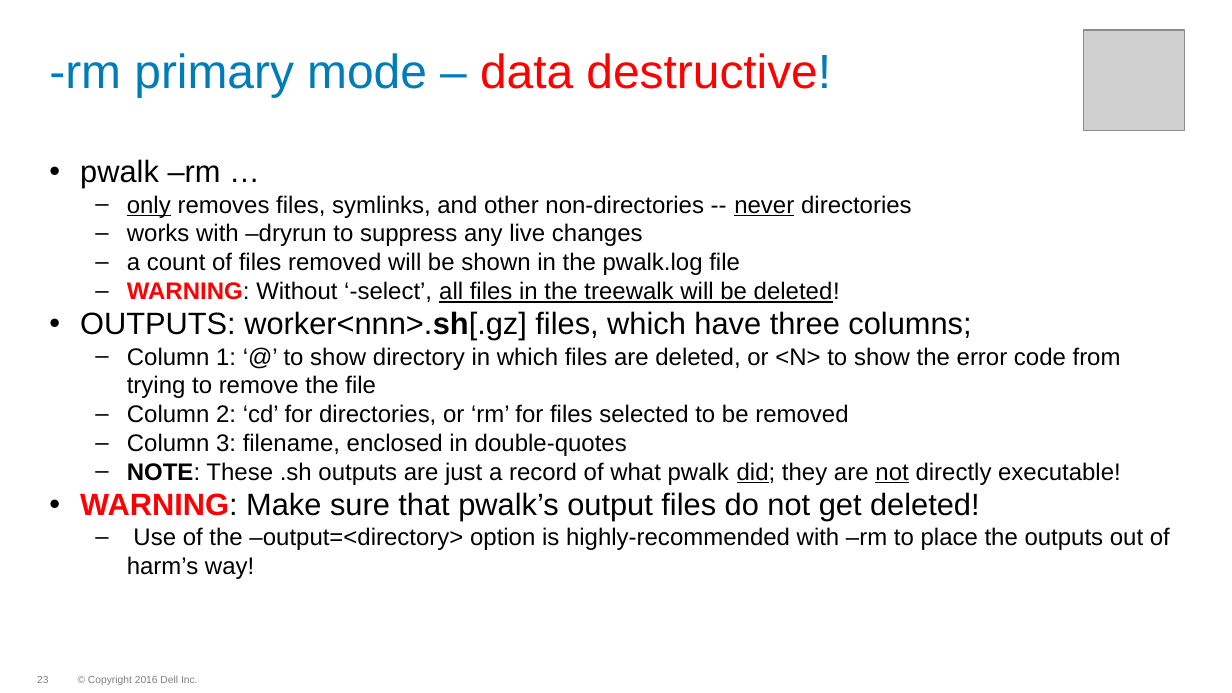
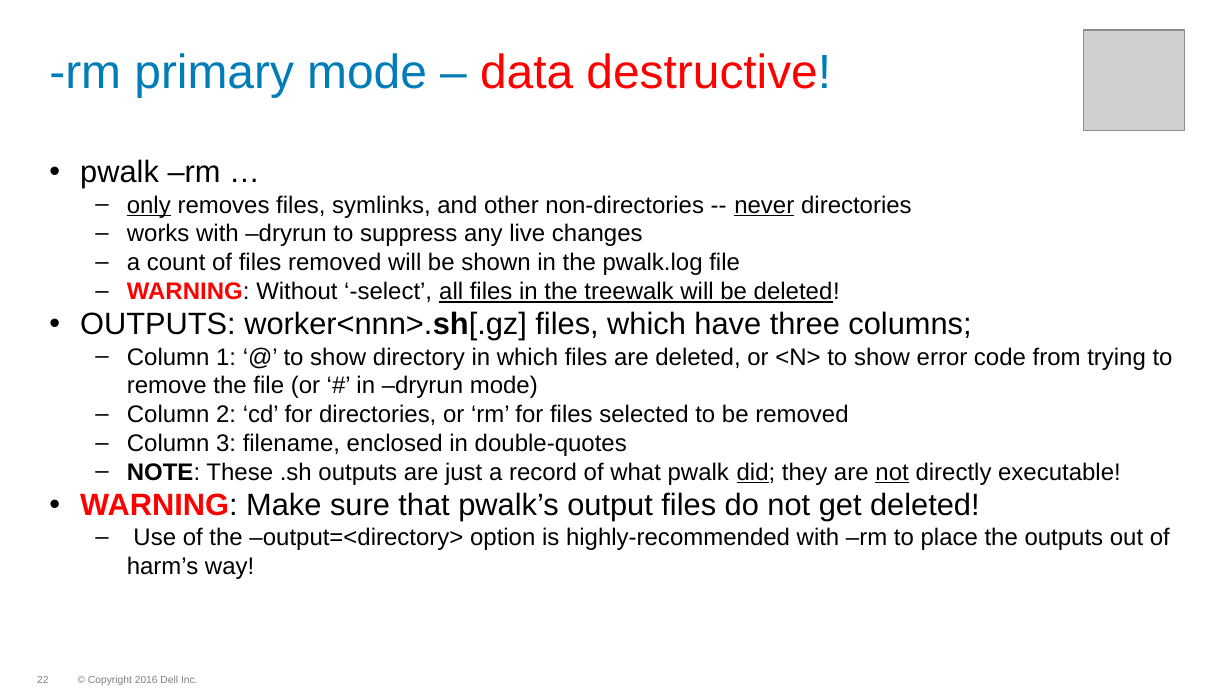
Before and after one commit to WhizBob/pwalk, a slide deck: slide 22 of doc/pwalk_slides.pptx (slide 23 before the commit). Drawn at 1232x693 pixels with LibreOffice and Linux fonts; fonts in the diff are those of the drawing; grey boxes stand for pictures; background and template pictures are left out. Boxes give left, top, right and bottom in pixels: in the first picture for what was removed or moved away, otherwise in the second. Text is boxed around its words. In the diff, an @@ line names an element or a change of style, - is before the commit and + after.

```diff
--- a/doc/pwalk_slides.pptx
+++ b/doc/pwalk_slides.pptx
@@ text at bbox=[127, 347, 1173, 398]: text changed @@
-  – Column 1: ‘@’ to show directory in which files are deleted, or <N> to show the error code from trying to remove the file
+  – Column 1: ‘@’ to show directory in which files are deleted, or <N> to show error code from trying to remove the file (or ‘#’ in –dryrun mode)
```
Also in this commit, not shown: 8 other slides changed, 1 slide removed, 19 other files.
